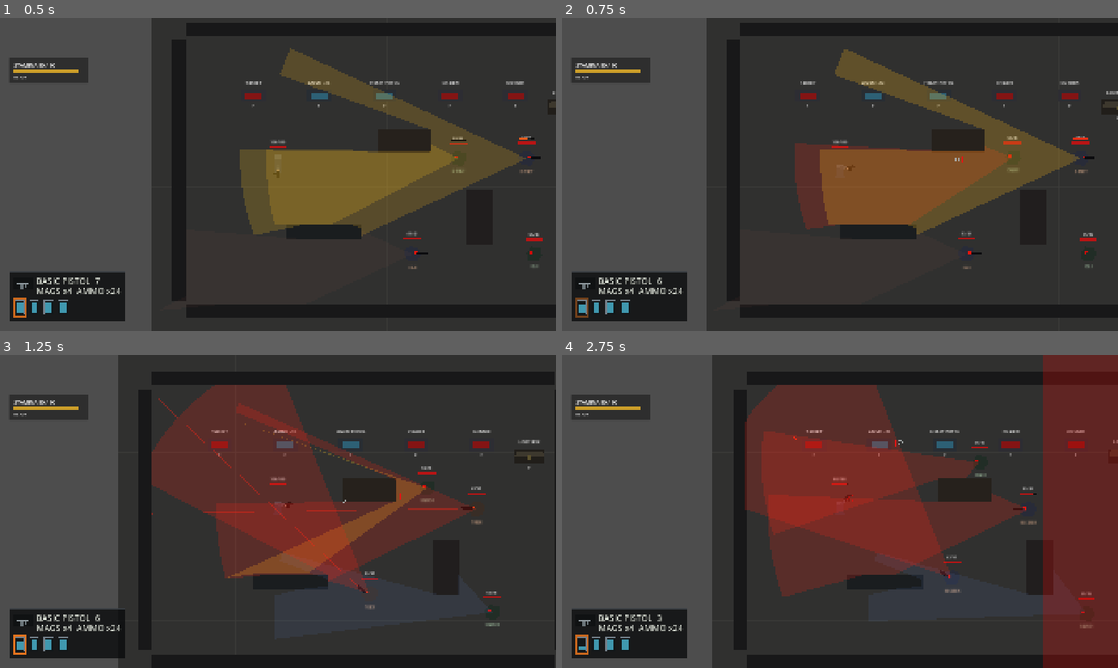
Above: before the commit, frames 1-4 (two rows, left to right).
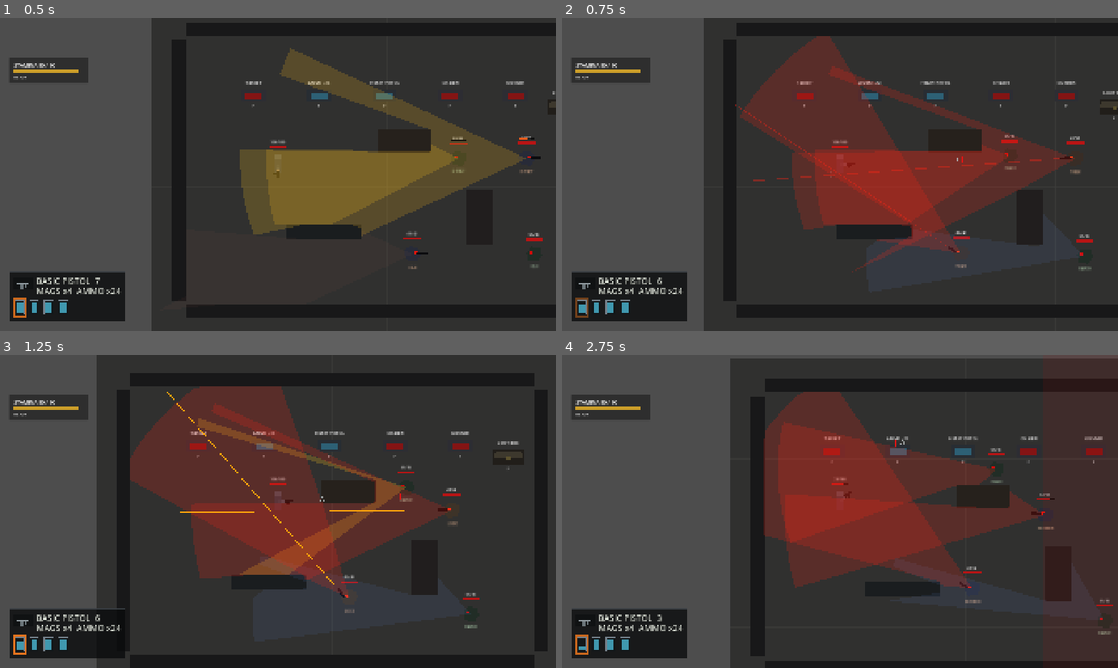
Above: after the commit, the same moments.

Repository: YuiTatsuki1011/projekt-black
Game: Godot game, scene res://scenes/levels/top_down_test_level.tscn
Same seed, same stepped clock (60 frames per second), same inputs: the game is played once before the commit and once after it.
Inputs (mouse positions are in pixels of both pictures, inside the frame that each line leads up to):
- Up to frame 1 (0.5 s): no input
- Up to frame 2 (0.75 s): tap Enter at 0.5 s; move the mouse to (962, 158) at 0.52 s; hold D (move_right) from 0.53 s (still down); hold C (crouch) from 0.53 s (still down); click (962, 158) at 0.67 s
- Up to frame 3 (1.25 s): keep holding D (move_right); keep holding C (crouch); tap W (move_up) at 0.77 s; tap Shift (dodge) at 0.8 s
- Up to frame 4 (2.75 s): release D (move_right) at 1.25 s; release C (crouch) at 1.25 s; drag from (728, 527) to (840, 511) at 1.27 s; move the mouse to (895, 442) at 2.02 s; hold A (move_left) from 2.03 s (still down); hold C (crouch) from 2.03 s (still down); tap F (interact) at 2.1 s; click (895, 442) at 2.17 s

Frame 1 is identical in both runs. In frame 2, 19% of the frame differs, in the area x 25-100%, y 0-100%; in frame 3, 14%; in frame 4, 27%, in the area x 27-100%, y 0-100%.

Commit message:
Add stealth sound awareness prototype

Diff:
--- a/scripts/enemies/top_down_chaser_enemy.gd
+++ b/scripts/enemies/top_down_chaser_enemy.gd
@@ -39,6 +39,7 @@
 @export var debug_last_seen_marker_visible: bool = true
 @export var desired_target_separation: float = 36.0
 @export var separation_push_speed: float = 420.0
+@export var hearing_sensitivity: float = 1.0
 @export var hit_vfx_scene: PackedScene
 @export var death_vfx_scene: PackedScene
 @export var corpse_container_scene: PackedScene
@@ -119,6 +120,7 @@
 	if knockback_direction == Vector2.ZERO:
 		knockback_direction = Vector2.RIGHT
 	_knockback_velocity = knockback_direction * knockback_strength
+	_react_to_attack_source(knockback_direction)
 	_spawn_vfx(hit_vfx_scene, hit_position)
 	_flash()
 
@@ -360,12 +362,32 @@
 	_remember_target_position(sighting_position, false)
 
 
+func receive_noise_event(noise_position: Vector2, radius: float, source: Node, _noise_type: StringName = &"generic") -> void:
+	if _is_dead or source == self:
+		return
+
+	var hearing_radius := maxf(radius * hearing_sensitivity, 0.0)
+	if global_position.distance_squared_to(noise_position) > hearing_radius * hearing_radius:
+		return
+
+	_set_facing(noise_position - global_position)
+	_remember_target_position(noise_position, false)
+
+
 func has_direct_target_sighting() -> bool:
 	return not _is_dead and _can_see_target()
 
 
 func has_active_player_sighting() -> bool:
 	return not _is_dead and _has_last_seen_target
+
+
+func is_in_combat_with_target() -> bool:
+	if _is_dead:
+		return false
+	if _attack_state == AttackState.WINDUP or _attack_state == AttackState.ACTIVE:
+		return true
+	return _is_target_visible()
 
 
 func _is_target_visible() -> bool:
@@ -422,6 +444,22 @@
 	_investigation_timer = 0.0
 	if is_direct_sighting and debug_last_seen_marker_visible:
 		_hide_last_seen_marker()
+
+
+func _react_to_attack_source(hit_direction: Vector2) -> void:
+	var source_position := Vector2.ZERO
+	var has_source := false
+	if _target != null and is_instance_valid(_target):
+		source_position = _target.global_position
+		has_source = true
+	elif hit_direction.length_squared() > 0.01:
+		source_position = global_position - hit_direction.normalized() * 120.0
+		has_source = true
+	if not has_source:
+		return
+
+	_set_facing(source_position - global_position)
+	_remember_target_position(source_position, false)
 
 
 func _share_player_sighting(sighting_position: Vector2) -> void:
--- a/scripts/enemies/top_down_ranged_enemy.gd
+++ b/scripts/enemies/top_down_ranged_enemy.gd
@@ -41,6 +41,7 @@
 @export var debug_vision_focus_distance: float = 440.0
 @export var debug_vision_segments: int = 24
 @export var debug_last_seen_marker_visible: bool = true
+@export var hearing_sensitivity: float = 1.0
 @export var hit_vfx_scene: PackedScene
 @export var death_vfx_scene: PackedScene
 @export var knockback_strength: float = 110.0
@@ -122,6 +123,7 @@
 		knockback_direction = Vector2.RIGHT
 
 	_knockback_velocity = knockback_direction * knockback_strength
+	_react_to_attack_source(knockback_direction)
 	_spawn_vfx(hit_vfx_scene, hit_position)
 	_flash()
 
@@ -442,12 +444,34 @@
 	_remember_target_position(sighting_position, false)
 
 
+func receive_noise_event(noise_position: Vector2, radius: float, source: Node, _noise_type: StringName = &"generic") -> void:
+	if _is_dead or source == self:
+		return
+
+	var hearing_radius := maxf(radius * hearing_sensitivity, 0.0)
+	if global_position.distance_squared_to(noise_position) > hearing_radius * hearing_radius:
+		return
+
+	var to_noise := noise_position - global_position
+	if to_noise.length_squared() > 0.01:
+		_set_aim_direction(to_noise.normalized())
+	_remember_target_position(noise_position, false)
+
+
 func has_direct_target_sighting() -> bool:
 	return not _is_dead and _can_see_target()
 
 
 func has_active_player_sighting() -> bool:
 	return not _is_dead and _has_last_seen_target
+
+
+func is_in_combat_with_target() -> bool:
+	if _is_dead:
+		return false
+	if _shoot_state == ShootState.TRACKING or _shoot_state == ShootState.WINDUP:
+		return true
+	return _is_target_visible()
 
 
 func _is_target_visible() -> bool:
@@ -513,6 +537,24 @@
 	_investigation_timer = 0.0
 	if is_direct_sighting and debug_last_seen_marker_visible:
 		_hide_last_seen_marker()
+
+
+func _react_to_attack_source(hit_direction: Vector2) -> void:
+	var source_position := Vector2.ZERO
+	var has_source := false
+	if _target != null and is_instance_valid(_target):
+		source_position = _target.global_position
+		has_source = true
+	elif hit_direction.length_squared() > 0.01:
+		source_position = global_position - hit_direction.normalized() * 120.0
+		has_source = true
+	if not has_source:
+		return
+
+	var to_source := source_position - global_position
+	if to_source.length_squared() > 0.01:
+		_set_aim_direction(to_source.normalized())
+	_remember_target_position(source_position, false)
 
 
 func _share_player_sighting(sighting_position: Vector2) -> void:
--- a/scripts/interaction/dropped_item.gd
+++ b/scripts/interaction/dropped_item.gd
@@ -1,5 +1,7 @@
 extends Area2D
 class_name DroppedItem
+
+const INTERACTABLE_GROUP := "interactables"
 
 @export var item_id: StringName = &"pistol_ammo"
 @export var quantity: int = 1
@@ -11,6 +13,7 @@
 
 
 func _ready() -> void:
+	add_to_group(INTERACTABLE_GROUP)
 	_refresh_visual()
 
 
--- a/scripts/interaction/item_container.gd
+++ b/scripts/interaction/item_container.gd
@@ -1,5 +1,7 @@
 extends Area2D
 class_name ItemContainer
+
+const INTERACTABLE_GROUP := "interactables"
 
 @export var container_label: String = "LOOT BOX"
 @export var inventory_screen_path: NodePath = NodePath("../InventoryScreen")
@@ -20,6 +22,7 @@
 
 
 func _ready() -> void:
+	add_to_group(INTERACTABLE_GROUP)
 	label.text = container_label
 
 
--- a/scripts/interaction/item_grant_button.gd
+++ b/scripts/interaction/item_grant_button.gd
@@ -1,5 +1,7 @@
 extends Area2D
 class_name ItemGrantButton
+
+const INTERACTABLE_GROUP := "interactables"
 
 @export var item_id: StringName = &"pistol_ammo"
 @export var quantity: int = 12
@@ -10,6 +12,7 @@
 
 
 func _ready() -> void:
+	add_to_group(INTERACTABLE_GROUP)
 	label.text = button_label
 
 
--- a/scripts/interaction/spawn_button.gd
+++ b/scripts/interaction/spawn_button.gd
@@ -1,5 +1,7 @@
 extends Area2D
 class_name SpawnButton
+
+const INTERACTABLE_GROUP := "interactables"
 
 @export var spawn_scene: PackedScene
 @export var button_label: String = "SPAWN"
@@ -12,6 +14,7 @@
 
 
 func _ready() -> void:
+	add_to_group(INTERACTABLE_GROUP)
 	label.text = button_label
 	if spawn_marker != null:
 		spawn_marker.position = spawn_offset
--- a/scripts/levels/top_down_test_level.gd
+++ b/scripts/levels/top_down_test_level.gd
@@ -1,17 +1,28 @@
 extends Node2D
 class_name TopDownTestLevel
+
+const TOP_DOWN_ENEMY_GROUP := "top_down_enemies"
+const NOISE_RIPPLE_SCRIPT := preload("res://scripts/perception/noise_ripple.gd")
 
 @export var navigation_inner_margin: float = 24.0
 @export var navigation_obstacle_margin: float = 28.0
 @export var navigation_cell_size: float = 40.0
 @export var enemy_debug_vision_visible: bool = true
 @export var enemy_debug_vision_toggle_key: Key = KEY_F2
+@export var stealth_overlay_color: Color = Color(0.12, 0.28, 0.42, 0.18)
+@export var stealth_vignette_color: Color = Color(0.0, 0.01, 0.025, 0.42)
 
 var _enemy_debug_vision_toggle_was_pressed: bool = false
+var _stealth_overlay_layer: CanvasLayer
+var _stealth_tint: ColorRect
+var _stealth_edges: Array[ColorRect] = []
+var _player: Node
 
 
 func _ready() -> void:
 	_build_test_navigation_region()
+	_player = get_node_or_null("Player")
+	_create_stealth_overlay()
 
 
 func _process(_delta: float) -> void:
@@ -19,10 +30,113 @@
 	if toggle_pressed and not _enemy_debug_vision_toggle_was_pressed:
 		enemy_debug_vision_visible = not enemy_debug_vision_visible
 	_enemy_debug_vision_toggle_was_pressed = toggle_pressed
+	_update_stealth_overlay()
 
 
 func is_enemy_debug_vision_visible() -> bool:
 	return enemy_debug_vision_visible
+
+
+func is_player_in_enemy_combat_state() -> bool:
+	for enemy in get_tree().get_nodes_in_group(TOP_DOWN_ENEMY_GROUP):
+		if enemy != null and is_instance_valid(enemy) and enemy.has_method("is_in_combat_with_target"):
+			if bool(enemy.call("is_in_combat_with_target")):
+				return true
+	return false
+
+
+func emit_noise_event(
+	noise_position: Vector2,
+	radius: float,
+	source: Node = null,
+	noise_type: StringName = &"generic"
+) -> void:
+	var resolved_radius := maxf(radius, 1.0)
+	if _is_player_stealth_mode_active():
+		_spawn_noise_ripple(noise_position, resolved_radius, noise_type)
+
+	for enemy in get_tree().get_nodes_in_group(TOP_DOWN_ENEMY_GROUP):
+		if enemy == null or not is_instance_valid(enemy) or enemy == source:
+			continue
+		if enemy.has_method("receive_noise_event"):
+			enemy.call("receive_noise_event", noise_position, resolved_radius, source, noise_type)
+
+
+func _is_player_stealth_mode_active() -> bool:
+	if _player == null or not is_instance_valid(_player):
+		_player = get_node_or_null("Player")
+	if _player != null and _player.has_method("is_stealth_mode_active"):
+		return bool(_player.call("is_stealth_mode_active"))
+	return false
+
+
+func _spawn_noise_ripple(noise_position: Vector2, radius: float, noise_type: StringName) -> void:
+	var ripple := NOISE_RIPPLE_SCRIPT.new()
+	add_child(ripple)
+	ripple.global_position = noise_position
+	var alpha := 0.28
+	if noise_type == &"gunshot":
+		alpha = 0.5
+	elif noise_type == &"footstep":
+		alpha = 0.18
+	ripple.setup(radius, 0.58, Color(1.0, 1.0, 1.0, alpha))
+
+
+func _create_stealth_overlay() -> void:
+	_stealth_overlay_layer = CanvasLayer.new()
+	_stealth_overlay_layer.name = "StealthOverlay"
+	_stealth_overlay_layer.layer = 30
+	add_child(_stealth_overlay_layer)
+
+	_stealth_tint = ColorRect.new()
+	_stealth_tint.name = "Tint"
+	_stealth_tint.mouse_filter = Control.MOUSE_FILTER_IGNORE
+	_stealth_tint.color = stealth_overlay_color
+	_stealth_overlay_layer.add_child(_stealth_tint)
+
+	for edge_name in ["Top", "Bottom", "Left", "Right"]:
+		var edge := ColorRect.new()
+		edge.name = edge_name
+		edge.mouse_filter = Control.MOUSE_FILTER_IGNORE
+		edge.color = stealth_vignette_color
+		_stealth_overlay_layer.add_child(edge)
+		_stealth_edges.append(edge)
+
+	_update_stealth_overlay_layout()
+	_set_stealth_overlay_visible(false)
+
+
+func _update_stealth_overlay() -> void:
+	if _stealth_overlay_layer == null:
+		return
+
+	_update_stealth_overlay_layout()
+	_set_stealth_overlay_visible(_is_player_stealth_mode_active())
+
+
+func _update_stealth_overlay_layout() -> void:
+	if _stealth_tint == null:
+		return
+
+	var viewport_size := get_viewport_rect().size
+	_stealth_tint.position = Vector2.ZERO
+	_stealth_tint.size = viewport_size
+
+	var edge_thickness := maxf(minf(viewport_size.x, viewport_size.y) * 0.12, 96.0)
+	if _stealth_edges.size() >= 4:
+		_stealth_edges[0].position = Vector2.ZERO
+		_stealth_edges[0].size = Vector2(viewport_size.x, edge_thickness)
+		_stealth_edges[1].position = Vector2(0.0, viewport_size.y - edge_thickness)
+		_stealth_edges[1].size = Vector2(viewport_size.x, edge_thickness)
+		_stealth_edges[2].position = Vector2.ZERO
+		_stealth_edges[2].size = Vector2(edge_thickness, viewport_size.y)
+		_stealth_edges[3].position = Vector2(viewport_size.x - edge_thickness, 0.0)
+		_stealth_edges[3].size = Vector2(edge_thickness, viewport_size.y)
+
+
+func _set_stealth_overlay_visible(is_visible: bool) -> void:
+	if _stealth_overlay_layer != null:
+		_stealth_overlay_layer.visible = is_visible
 
 
 func _build_test_navigation_region() -> void:
--- /dev/null
+++ b/scripts/perception/noise_ripple.gd
@@ -0,0 +1,39 @@
+extends Line2D
+class_name NoiseRipple
+
+const SEGMENTS := 48
+
+var _duration: float = 0.5
+var _elapsed: float = 0.0
+var _base_color: Color = Color(1.0, 1.0, 1.0, 0.42)
+
+
+func setup(radius: float, duration: float = 0.5, color: Color = Color(1.0, 1.0, 1.0, 0.42)) -> void:
+	_duration = maxf(duration, 0.01)
+	_base_color = color
+	width = 2.0
+	closed = true
+	joint_mode = Line2D.LINE_JOINT_ROUND
+	begin_cap_mode = Line2D.LINE_CAP_NONE
+	end_cap_mode = Line2D.LINE_CAP_NONE
+	default_color = _base_color
+	z_index = 90
+	points = _make_circle_points(maxf(radius, 1.0))
+	scale = Vector2(0.08, 0.08)
+
+
+func _process(delta: float) -> void:
+	_elapsed += delta
+	var progress := clampf(_elapsed / _duration, 0.0, 1.0)
+	scale = Vector2.ONE * lerpf(0.08, 1.0, progress)
+	default_color = Color(_base_color.r, _base_color.g, _base_color.b, _base_color.a * (1.0 - progress))
+	if progress >= 1.0:
+		queue_free()
+
+
+func _make_circle_points(radius: float) -> PackedVector2Array:
+	var circle_points := PackedVector2Array()
+	for index in SEGMENTS:
+		var angle := TAU * float(index) / float(SEGMENTS)
+		circle_points.append(Vector2(cos(angle), sin(angle)) * radius)
+	return circle_points
--- a/scripts/player/player_controller.gd
+++ b/scripts/player/player_controller.gd
@@ -17,6 +17,7 @@
 const DROPPED_ITEM_SCENE := preload("res://scenes/interaction/dropped_item.tscn")
 const ACTIVE_MAGAZINE_STATUS_ENTRY_ID := -10001
 const INTERACTION_HIGHLIGHT_NAME := "InteractionHighlight"
+const INTERACTABLE_GROUP := "interactables"
 
 enum MeleeState {
 	READY,
@@ -84,6 +85,13 @@
 @export var top_down_collision_size: Vector2 = Vector2(24.0, 24.0)
 @export var top_down_interaction_radius: float = 62.0
 @export var top_down_camera_zoom: Vector2 = Vector2(1.45, 1.45)
+@export var stealth_scan_interaction_radius: float = 230.0
+@export var footstep_noise_radius: float = 48.0
+@export var footstep_noise_interval: float = 0.48
+@export var dodge_noise_radius: float = 150.0
+@export var melee_noise_radius: float = 120.0
+@export var reload_noise_radius: float = 70.0
+@export var gunshot_noise_radius: float = 560.0
 
 @onready var body_root: Node2D = $VisualRoot/BodyRoot
 @onready var arm_rig: Node2D = $ArmRig
@@ -165,6 +173,8 @@
 var _pending_damage_direction: Vector2 = Vector2.ZERO
 var _body_rotation_before_inventory: float = 0.0
 var _arm_rig_was_visible_before_inventory: bool = true
+var _stealth_suppressed_until_crouch_release: bool = false
+var _footstep_noise_timer: float = 0.0
 
 
 func _ready() -> void:
@@ -493,6 +503,7 @@
 	_update_dodge(delta)
 	_handle_movement(delta)
 	move_and_slide()
+	_update_footstep_noise(delta)
 	_update_aim(delta)
 
 
@@ -556,7 +567,7 @@
 func _handle_side_view_movement(delta: float) -> void:
 	var action_locked := _is_inventory_open or _is_dodging or _melee_state != MeleeState.READY
 	var input_axis: float = 0.0 if _is_inventory_open else Input.get_axis("move_left", "move_right")
-	var wants_crouch: bool = Input.is_action_pressed("crouch") and is_on_floor() and not action_locked
+	var wants_crouch: bool = _can_hold_stealth_mode(action_locked) and is_on_floor()
 	_set_crouching(wants_crouch)
 
 	var active_speed: float = walk_speed
@@ -590,7 +601,7 @@
 func _handle_top_down_movement(delta: float) -> void:
 	var action_locked := _is_inventory_open or _is_dodging or _melee_state != MeleeState.READY
 	var input_vector := Vector2.ZERO if _is_inventory_open else _get_top_down_input_vector()
-	var wants_crouch := Input.is_action_pressed("crouch") and not action_locked
+	var wants_crouch := _can_hold_stealth_mode(action_locked)
 	_set_crouching(wants_crouch)
 
 	var active_speed: float = walk_speed
@@ -611,6 +622,34 @@
 		velocity = input_vector * active_speed + _damage_knockback_velocity
 
 	_damage_knockback_velocity = _damage_knockback_velocity.move_toward(Vector2.ZERO, damage_knockback_recovery * delta)
+
+
+func _can_hold_stealth_mode(action_locked: bool) -> bool:
+	var crouch_pressed := Input.is_action_pressed("crouch")
+	if not crouch_pressed:
+		_stealth_suppressed_until_crouch_release = false
+		return false
+
+	if _is_enemy_combat_active():
+		_stealth_suppressed_until_crouch_release = true
+		return false
+
+	return not action_locked and not _stealth_suppressed_until_crouch_release
+
+
+func _force_cancel_stealth_mode() -> void:
+	if not _is_crouching and _stealth_suppressed_until_crouch_release:
+		return
+
+	_stealth_suppressed_until_crouch_release = true
+	_set_crouching(false)
+
+
+func _is_enemy_combat_active() -> bool:
+	var current_scene := get_tree().current_scene
+	if current_scene != null and current_scene.has_method("is_player_in_enemy_combat_state"):
+		return bool(current_scene.call("is_player_in_enemy_combat_state"))
+	return false
 
 
 func _handle_actions() -> void:
@@ -962,8 +1001,10 @@
 	if projectile_scene == null:
 		return
 
+	_force_cancel_stealth_mode()
 	if _try_apply_close_barrel_hit():
 		_consume_round()
+		_emit_noise_event(muzzle.global_position, gunshot_noise_radius, &"gunshot")
 		return
 
 	var projectile: Node = projectile_scene.instantiate()
@@ -983,6 +1024,7 @@
 			projectile_2d.call("launch", shot_direction)
 
 	_consume_round()
+	_emit_noise_event(muzzle.global_position, gunshot_noise_radius, &"gunshot")
 
 
 func _start_reload() -> void:
@@ -1001,6 +1043,7 @@
 
 	_is_reloading = true
 	_reload_remaining = reload_time
+	_emit_noise_event(global_position, reload_noise_radius, &"reload")
 	reload_started.emit(reload_time)
 
 
@@ -1080,6 +1123,7 @@
 	health.set_invulnerable_for(dodge_invulnerability_time)
 	body_root.modulate = Color(0.72, 0.78, 0.86, 1.0)
 	arm_rig.modulate = Color(0.72, 0.78, 0.86, 1.0)
+	_emit_noise_event(global_position, dodge_noise_radius, &"dodge")
 	_spawn_afterimage()
 
 
@@ -1121,6 +1165,35 @@
 		return Vector2.ZERO
 
 	return input_vector.normalized()
+
+
+func _update_footstep_noise(delta: float) -> void:
+	if movement_mode != MovementMode.TOP_DOWN or _is_dead or _is_inventory_open:
+		return
+	if _is_dodging or _is_reloading or _is_chambering:
+		return
+
+	var horizontal_motion := velocity - _damage_knockback_velocity
+	if horizontal_motion.length_squared() <= 40.0 * 40.0:
+		_footstep_noise_timer = 0.0
+		return
+
+	_footstep_noise_timer -= delta
+	if _footstep_noise_timer > 0.0:
+		return
+
+	_footstep_noise_timer = maxf(footstep_noise_interval, 0.05)
+	var radius := footstep_noise_radius * (0.35 if _is_crouching else 1.0)
+	_emit_noise_event(global_position, radius, &"footstep")
+
+
+func _emit_noise_event(noise_position: Vector2, radius: float, noise_type: StringName) -> void:
+	if radius <= 0.0:
+		return
+
+	var current_scene := get_tree().current_scene
+	if current_scene != null and current_scene.has_method("emit_noise_event"):
+		current_scene.call("emit_noise_event", noise_position, radius, self, noise_type)
 
 
 func _spawn_afterimage() -> void:
@@ -1191,6 +1264,7 @@
 	_melee_state = MeleeState.LUNGE
 	_melee_timer = melee_lunge_time
 	_set_melee_visual(true)
+	_emit_noise_event(global_position, melee_noise_radius, &"melee")
 
 
 func _update_melee(delta: float) -> void:
@@ -1383,6 +1457,10 @@
 	return _is_inventory_open
 
 
+func is_stealth_mode_active() -> bool:
+	return movement_mode == MovementMode.TOP_DOWN and _is_crouching and not _is_enemy_combat_active()
+
+
 func _set_inventory_pose(is_enabled: bool) -> void:
 	if is_enabled:
 		_body_rotation_before_inventory = body_root.rotation
@@ -1491,6 +1569,7 @@
 
 	_is_chambering = true
 	_chambering_remaining = chamber_feed_time
+	_emit_noise_event(global_position, reload_noise_radius * 0.75, &"chamber")
 	chambering_started.emit(chamber_feed_time)
 	return true
 
@@ -1891,6 +1970,10 @@
 		for interactable in _nearby_interactables:
 			if is_instance_valid(interactable):
 				active_interactables.append(interactable)
+		if is_stealth_mode_active():
+			for interactable in _get_stealth_scan_interactables():
+				if interactable not in active_interactables:
+					active_interactables.append(interactable)
 
 	for interactable in _highlighted_interactables.duplicate():
 		if not is_instance_valid(interactable) or interactable not in active_interactables:
@@ -1902,6 +1985,20 @@
 		_set_interactable_highlight(interactable, true, interactable == hovered)
 		if interactable not in _highlighted_interactables:
 			_highlighted_interactables.append(interactable)
+
+
+func _get_stealth_scan_interactables() -> Array[Node2D]:
+	var scanned: Array[Node2D] = []
+	var scan_radius_squared := stealth_scan_interaction_radius * stealth_scan_interaction_radius
+	for node in get_tree().get_nodes_in_group(INTERACTABLE_GROUP):
+		if node == null or not is_instance_valid(node) or not node is Node2D:
+			continue
+
+		var interactable := node as Node2D
+		if global_position.distance_squared_to(interactable.global_position) <= scan_radius_squared:
+			scanned.append(interactable)
+
+	return scanned
 
 
 func _is_mouse_over_interactable(interactable: Node2D, mouse_position: Vector2) -> bool:
@@ -1945,8 +2042,12 @@
 		return
 
 	highlight.visible = is_visible
-	highlight.width = 2.0
-	highlight.default_color = Color(1.0, 1.0, 1.0, 0.78)
+	highlight.width = 4.0 if is_stealth_mode_active() else 2.0
+	highlight.default_color = (
+		Color(0.76, 0.96, 1.0, 0.96)
+		if is_stealth_mode_active()
+		else Color(1.0, 1.0, 1.0, 0.78)
+	)
 
 
 func _create_interaction_highlight(interactable: Node2D) -> Line2D:
@@ -2096,6 +2197,8 @@
 	damage_feedback.emit(_pending_damage_direction)
 	_pending_damage_direction = Vector2.ZERO
 	_spawn_player_bleed()
+	_force_cancel_stealth_mode()
+	_emit_noise_event(global_position, 130.0, &"pain")
 
 	if _damage_flash_tween != null:
 		_damage_flash_tween.kill()
